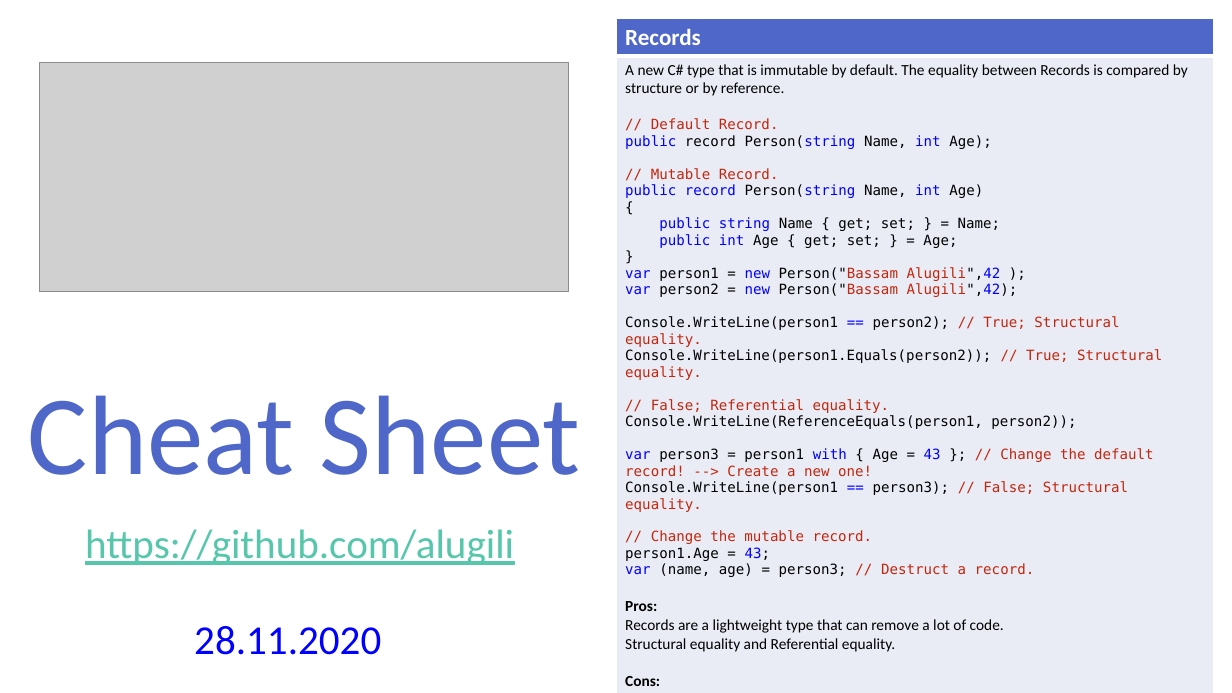
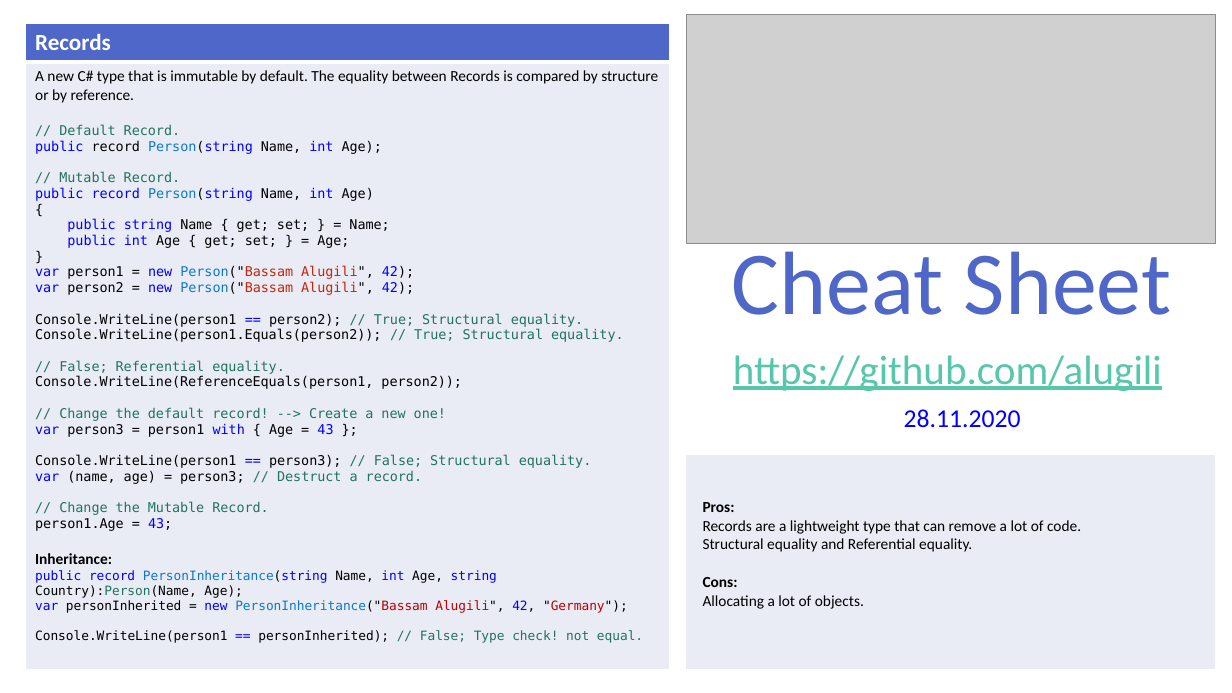
Before and after one commit to alugili/CSharp-9-CheatSheet, a slide deck: slide 1 of CSharp_9_CheatSheet.pptx. Drawn at 1232x693 pixels with LibreOffice and Linux fonts; fonts in the diff are those of the drawing; grey boxes stand for pictures. Boxes give left, top, right and bottom in pixels: in the first picture for what was removed or moved away, otherwise in the second. Text is boxed around its words. In the diff, an @@ line names an element or a change of style, - is before the commit and + after.

Commit message:
Add Inheritance: to Records, more color, fix the colors issues, formatting
Add Inheritance: to Records, more color, fix the colors issues, formatting

```diff
--- a/CSharp_9_CheatSheet.pptx
+++ b/CSharp_9_CheatSheet.pptx
@@ table at [26,24,670,670] @@
@@ row 2, column 1: "A new C# type that is immutable by default. The equality between Records is compared by structure or by reference. / // Default Record. / public record Person(string Name, int Age); / // Mutable Record. / public record Person(string Name, int Age) / { / public string Name { get; set; } = Name; / public int Age { get; set; } = Age; / } / var person1 = new Person("Bassam Alugili",42 ); / var person2 = new Person("Bassam Alugili",42); / Console.WriteLine(person1 == person2); // True; Structural equality. / Console.WriteLine(person1.Equals(person2)); // True; Structural equality. / // False; Referential equality. / Console.WriteLine(ReferenceEquals(person1, person2)); / var person3 = person1 with { Age = 43 }; // Change the default record! --> Create a new one! / Console.WriteLine(person1 == person3); // False; Structural equality. / // Change the mutable record. / person1.Age = 43; / var (name, age) = person3; // Destruct a record. / Pros: / Records are a lightweight type that can remove a lot of code. / Structural equality and Referential equality. / Cons: / Allocating a lot of objects." to "A new C# type that is immutable by default. The equality between Records is compared by structure or by reference. / // Default Record. / public record Person(string Name, int Age); / // Mutable Record. / public record Person(string Name, int Age) / { / public string Name { get; set; } = Name; / public int Age { get; set; } = Age; / } / var person1 = new Person("Bassam Alugili", 42); / var person2 = new Person("Bassam Alugili", 42); / Console.WriteLine(person1 == person2); // True; Structural equality. / Console.WriteLine(person1.Equals(person2)); // True; Structural equality. / // False; Referential equality. / Console.WriteLine(ReferenceEquals(person1, person2)); / // Change the default record! --> Create a new one! / var person3 = person1 with { Age = 43 }; / Console.WriteLine(person1 == person3); // False; Structural equality. / var (name, age) = person3; // Destruct a record. / // Change the Mutable Record. / person1.Age = 43; / Inheritance: / public record PersonInheritance(string Name, int Age, string Country):Person(Name, Age); / var personInherited = new PersonInheritance("Bassam Alugili", 42, "Germany"); / Console.WriteLine(person1 == personInherited); // False; Type check! not equal." @@
@@ table: place and size @@
-table at [616,18,1214,690]
+table at [26,24,670,670]
@@ picture: place and size @@
-picture at [40,62,568,291]
+picture at [687,14,1215,243]
@@ text "Cheat Sheet": place and size @@
-text "Cheat Sheet" at [28,395,580,475]
+text "Cheat Sheet" at [732,240,1171,315]
@@ text "Cheat Sheet" at [732,240,1171,315]: size 88 to 70 pt @@
@@ text "https://github.com/alugili": place and size @@
-text "https://github.com/alugili" at [85,529,514,565]
+text "https://github.com/alugili" at [733,355,1162,391]
@@ text "28.11.2020": place and size @@
-text "28.11.2020" at [194,626,381,655]
+text "28.11.2020" at [904,409,1021,427]
@@ text "28.11.2020" at [904,409,1021,427]: size 32 to 20 pt @@
@@ table added at [687,456,1215,669], 1 rows, 1 columns @@
+Pros: / Records are a lightweight type that can remove a lot of code. / Structural equality and Referential equality. / Cons: / Allocating a lot of objects.
@@ picture removed at [854,528,975,649] @@
```
Also in this commit, not shown: 4 other slides changed, 1 other file.
